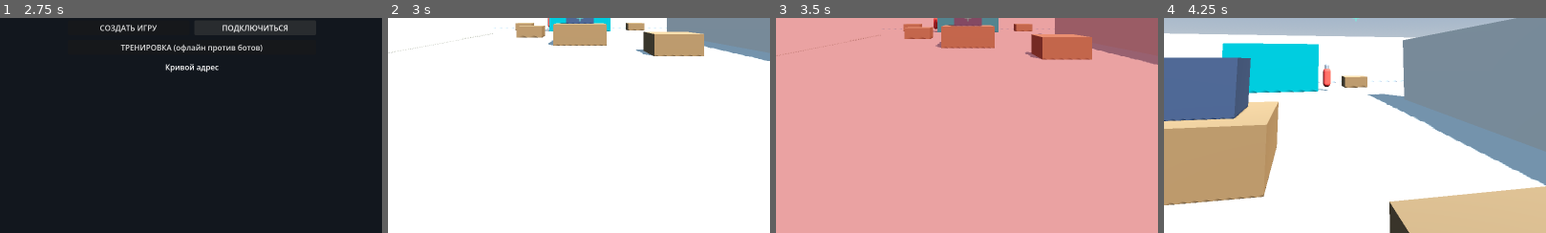
Above: before the commit, frames 1-4 (left to right).
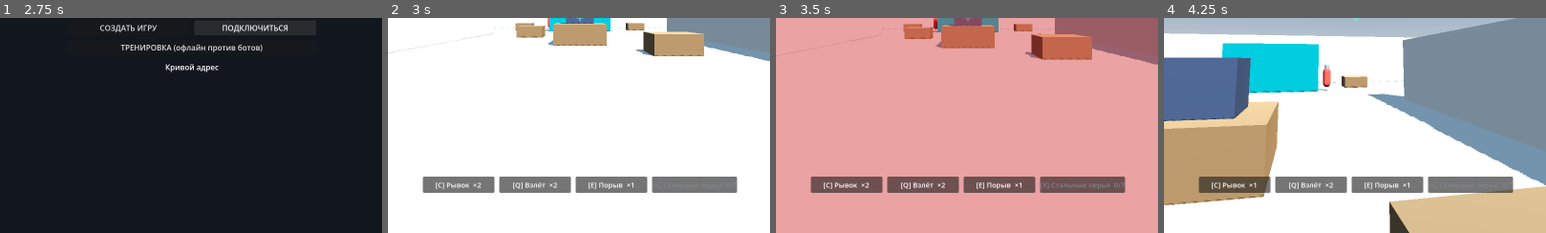
Above: after the commit, the same moments.

Repository: trutnevde/valorant-lan
Game: Godot game, scene res://scenes/ui/lobby.tscn
Same seed, same stepped clock (60 frames per second), same inputs: the game is played once before the commit and once after it.
Inputs (mouse positions are % of the whole screen's width and height, from its top left):
- Up to frame 1 (2.75 s): click (50, 43) at 0.52 s; type "Alex" at 0.6 s; click "СОЗДАТЬ ИГРУ" at 1.25 s; click "ПОДКЛЮЧИТЬСЯ" at 2 s
- Up to frame 2 (3 s): click "ТРЕНИРОВКА (офлайн против бот…" at 2.75 s
- Up to frame 3 (3.5 s): no input
- Up to frame 4 (4.25 s): tap Enter at 3.5 s; move the mouse to (55, 50) at 3.52 s; hold W (move_forward) from 3.53 s (still down); tap C (ability_c) at 3.6 s; click (55, 50) at 3.67 s; tap Space (jump) at 3.77 s; tap Q (ability_q) at 3.8 s
The pictures show only the part of the screen within x 25-75%, y 50-100%; the shares and areas given below are measured in that part.

Frame 1 is identical in both runs. In frame 2, 6.0% of the frame differs, in the area x 9-92%, y 73-82%; in frame 3, 6.0%; in frame 4, 6.0%.
Error before the commit: Invalid call 'String' constructor: max (res://src/ui/hud.gd:89)

Commit message:
[GODOT] G9: Рывок и Взлёт Макса переведены на базовый Ability
Найдено смоук-стартом после восстановления: dash.gd и launch.gd остались компонентами
старого образца (extends Node, свой ввод и заряды) — они писались до появления базы
Ability. Панель способностей HUD (G9) читает key у всех детей Kit и падала на них
(Invalid call 'String' constructor).

Теперь оба — extends Ability: заряды, автоперезарядка-сигнатурка, гейт ввода и сигнал
used приходят из базы; у Взлёта проверка земли ушла в can_cast(). Поведение прежнее
(рывок 6.5м десятью подшагами с коллизией, подброс LAUNCH_V), паритет с web сохранён.
Все 40 компонентов способностей десяти агентов теперь на одном интерфейсе.

Гейт: GUT 52/52, смоук-старт тренировки чист.

Co-Authored-By: Claude Opus 5 <noreply@anthropic.com>

Diff:
--- a/godot/scenes/agents/max/dash.gd
+++ b/godot/scenes/agents/max/dash.gd
@@ -1,19 +1,17 @@
 # Макс C «Рывок» — компонент способности (правило 4: одна способность = один компонент).
 # Паритет web player.dash(): 6.5м в направлении движения (стоя — вперёд), 10 подшагов с коллизией.
-# Заряды из Balance.CHARACTERS, автоперезарядка — сигнатурка (SIGNATURES.max: C, 30с).
+# Заряды и автоперезарядка-сигнатурка (SIGNATURES.max: C, 30с) — из базового Ability.
 class_name MaxDash
-extends Node
+extends Ability
 
-var charges := 2
-var _sig_ready_at := 0.0
 
-@onready var player: FpsPlayer = get_parent().get_parent() as FpsPlayer
-
-signal used(charges_left: int)
+func _init() -> void:
+	char_id = "max"
+	key = "C"
 
 
 func _ready() -> void:
-	charges = int(Balance.CHARACTERS["max"]["abilities"]["C"]["charges"])
+	super()
 	# твист Эпохи 15: дэш обновляется за убийство
 	var mt := Match.find(get_tree())
 	if mt:
@@ -24,26 +22,7 @@
 				used.emit(charges))
 
 
-func _now() -> float:
-	return Time.get_ticks_msec() / 1000.0
-
-
-func _physics_process(_dt: float) -> void:
-	# сигнатурка: автоперезарядка C по таймеру (паритет Эпохи 15)
-	if _sig_ready_at > 0.0 and _now() >= _sig_ready_at:
-		var mx := int(Balance.CHARACTERS["max"]["abilities"]["C"]["charges"])
-		if charges < mx:
-			charges += 1
-			used.emit(charges)
-		_sig_ready_at = (_now() + float(Balance.SIGNATURES["max"]["cd"])) if charges < mx else 0.0
-	if Input.is_action_just_pressed("ability_c") and charges > 0:
-		_dash()
-
-
-func _dash() -> void:
-	charges -= 1
-	if charges <= 0 and _sig_ready_at == 0.0:
-		_sig_ready_at = _now() + float(Balance.SIGNATURES["max"]["cd"])
+func cast() -> void:
 	var dist := float(Balance.ABILITY["DASH_DIST"])
 	# направление: клавиши движения; стоя — вперёд по взгляду (web dash)
 	var input := Input.get_vector("move_left", "move_right", "move_forward", "move_back")
@@ -57,4 +36,3 @@
 		player.move_and_collide(dir * (dist / steps))
 	player.velocity.x = dir.x * 4.0
 	player.velocity.z = dir.z * 4.0
-	used.emit(charges)
--- a/godot/scenes/agents/max/launch.gd
+++ b/godot/scenes/agents/max/launch.gd
@@ -1,21 +1,17 @@
 # Макс Q «Взлёт» — компонент способности: подброс вверх (только с земли).
 # Паритет web player.launch(): vel.y = LAUNCH_V (8.5).
 class_name MaxLaunch
-extends Node
-
-var charges := 2
-
-@onready var player: FpsPlayer = get_parent().get_parent() as FpsPlayer
-
-signal used(charges_left: int)
+extends Ability
 
 
-func _ready() -> void:
-	charges = int(Balance.CHARACTERS["max"]["abilities"]["Q"]["charges"])
+func _init() -> void:
+	char_id = "max"
+	key = "Q"
 
 
-func _physics_process(_dt: float) -> void:
-	if Input.is_action_just_pressed("ability_q") and charges > 0 and player.is_on_floor():
-		charges -= 1
-		player.velocity.y = float(Balance.ABILITY["LAUNCH_V"])
-		used.emit(charges)
+func can_cast() -> bool:
+	return player.is_on_floor()   # в воздухе не взлетаем (паритет)
+
+
+func cast() -> void:
+	player.velocity.y = float(Balance.ABILITY["LAUNCH_V"])
